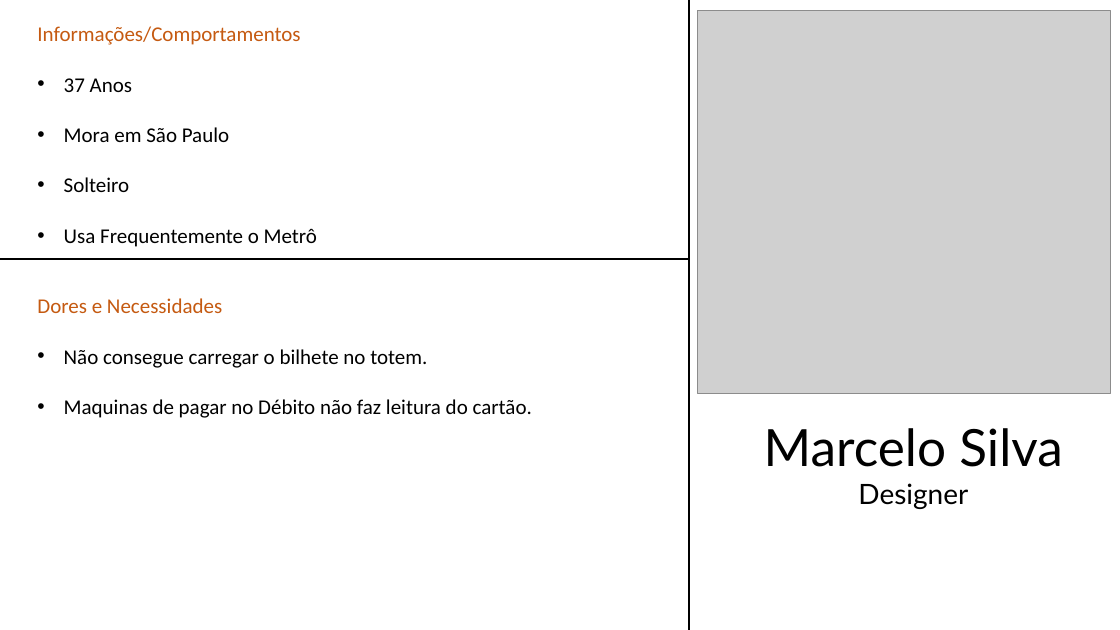
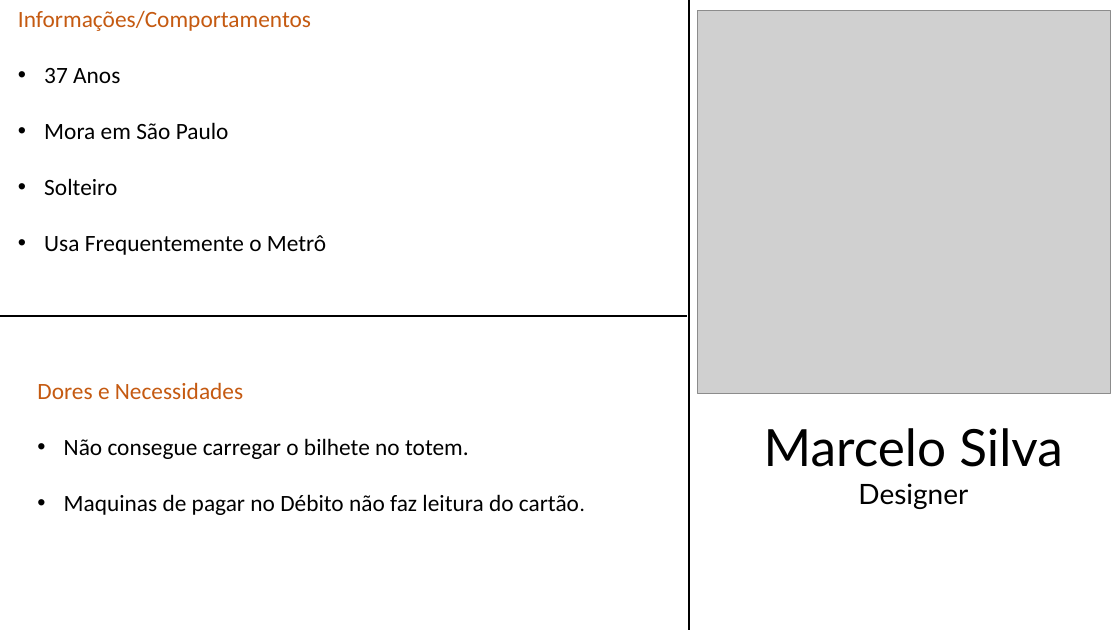
Before and after one commit to BandTec/alprime, a slide deck: slide 1 of Proto Persona/Proto Persona.pptx. Drawn at 1120x630 pixels with LibreOffice and Linux fonts; fonts in the diff are those of the drawing; grey boxes stand for pictures. Boxes give left, top, right and bottom in pixels: in the first picture for what was removed or moved away, otherwise in the second. Text is boxed around its words. In the diff, an @@ line names an element or a change of style, - is before the commit and + after.

```diff
--- a/Proto Persona/Proto Persona.pptx
+++ b/Proto Persona/Proto Persona.pptx
@@ text "Informações/Comportamentos": place and size @@
-text "Informações/Comportamentos" at <box>37,26,317,247</box>
+text "Informações/Comportamentos" at <box>18,10,326,255</box>
@@ text "Informações/Comportamentos" at <box>18,10,326,255</box>: size 18 to 20 pt @@
@@ line moved from (689, 259) - (0, 259) to (686, 316) - (0, 316) @@
@@ text "Dores e Necessidades" at <box>37,382,579,515</box>: size 18 to 20 pt @@
@@ text "Dores e Necessidades": place and size @@
-text "Dores e Necessidades" at <box>37,298,532,418</box>
+text "Dores e Necessidades" at <box>37,382,579,515</box>
```
Also in this commit, not shown: 1 other slide changed, 21 other files.
